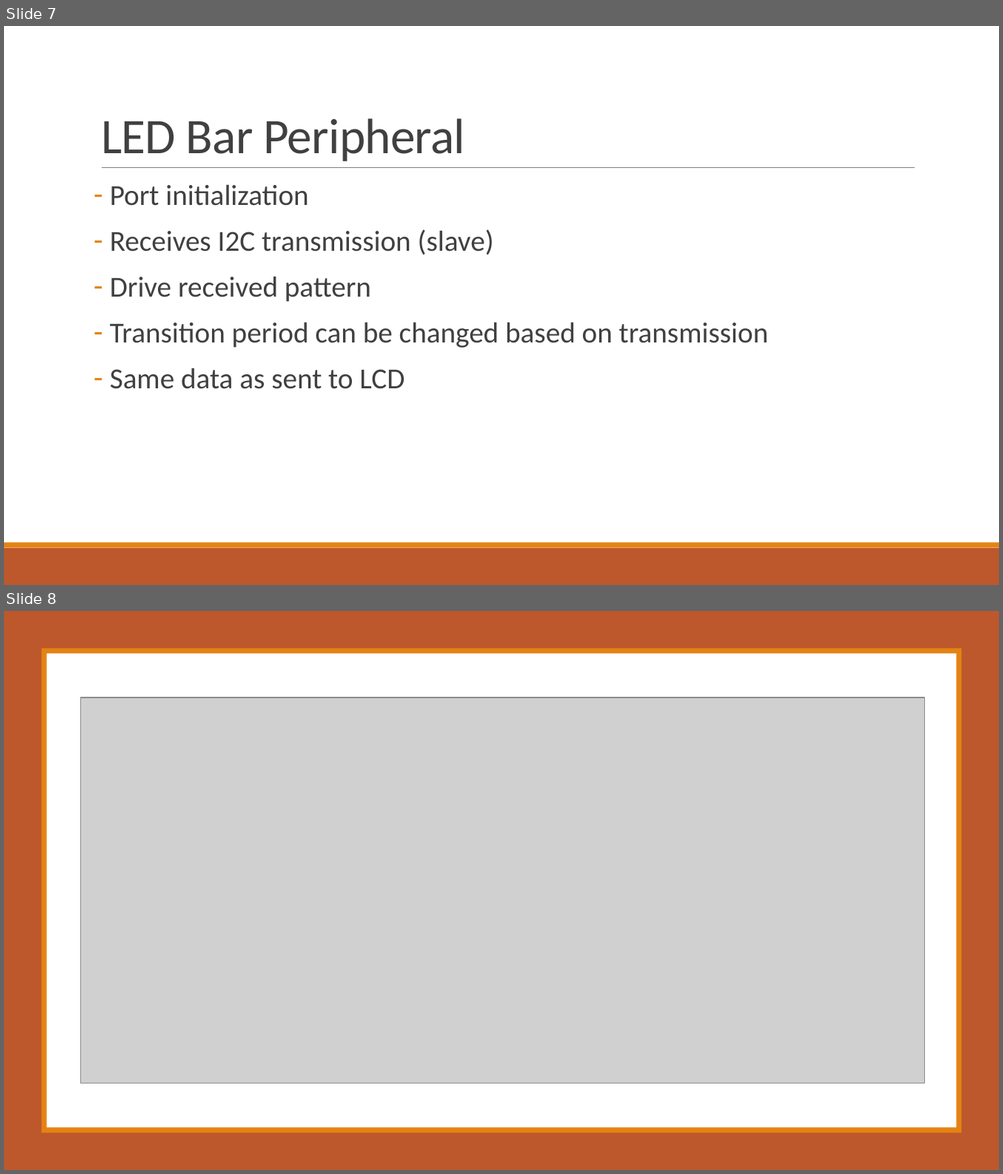
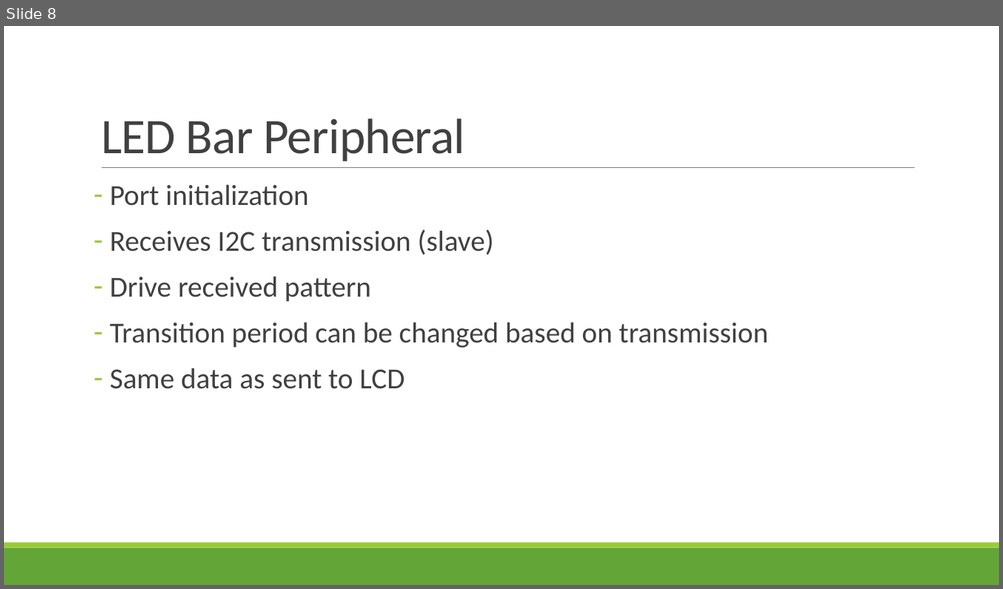
Before and after one commit to msu-eele-465/project5-aaron-beau, a slide deck: docs/assets/project5-presentation.pptx. Shown one above the other, each under a label of ours: slides 7 and 8 before the commit, slide 8 after it. The pictures are 1003x1174 and 1003x589 pixels, drawn with LibreOffice and Linux fonts; fonts in the diff are those of the drawing; grey boxes stand for pictures. Boxes give left, top, right and bottom in pixels: in the first picture for what was removed or moved away, otherwise in the second. Text is boxed around its words. In the diff, an @@ line names an element or a change of style, - is before the commit and + after.

```diff
--- a/docs/assets/project5-presentation.pptx
+++ b/docs/assets/project5-presentation.pptx
@@ slide 8 removed at <box>4,611,999,1170</box>, background #FFFFFF; not listed: 2 template elements that a slide beside it also shows @@
@@ rectangle removed at <box>4,611,999,1170</box> @@
@@ rectangle removed at <box>41,648,962,1133</box> @@
@@ rectangle removed at <box>46,653,956,1128</box> @@
@@ picture removed at <box>81,698,924,1083</box> @@
@@ what was slide 7 is now slide 8 @@
@@ slide 8 changed as well @@
@@ text "Port initialization" at <box>110,184,768,389</box>: bullet colour #E48312 to #99CB38 @@
@@ rectangle at <box>4,548,999,585</box>: fill #BD582C to #63A537 @@
@@ rectangle at <box>4,543,999,548</box>: fill #E48312 to #99CB38 @@
```
Also in this commit, not shown: 5 other slides changed, 4 slides added, 4 other slides removed.
